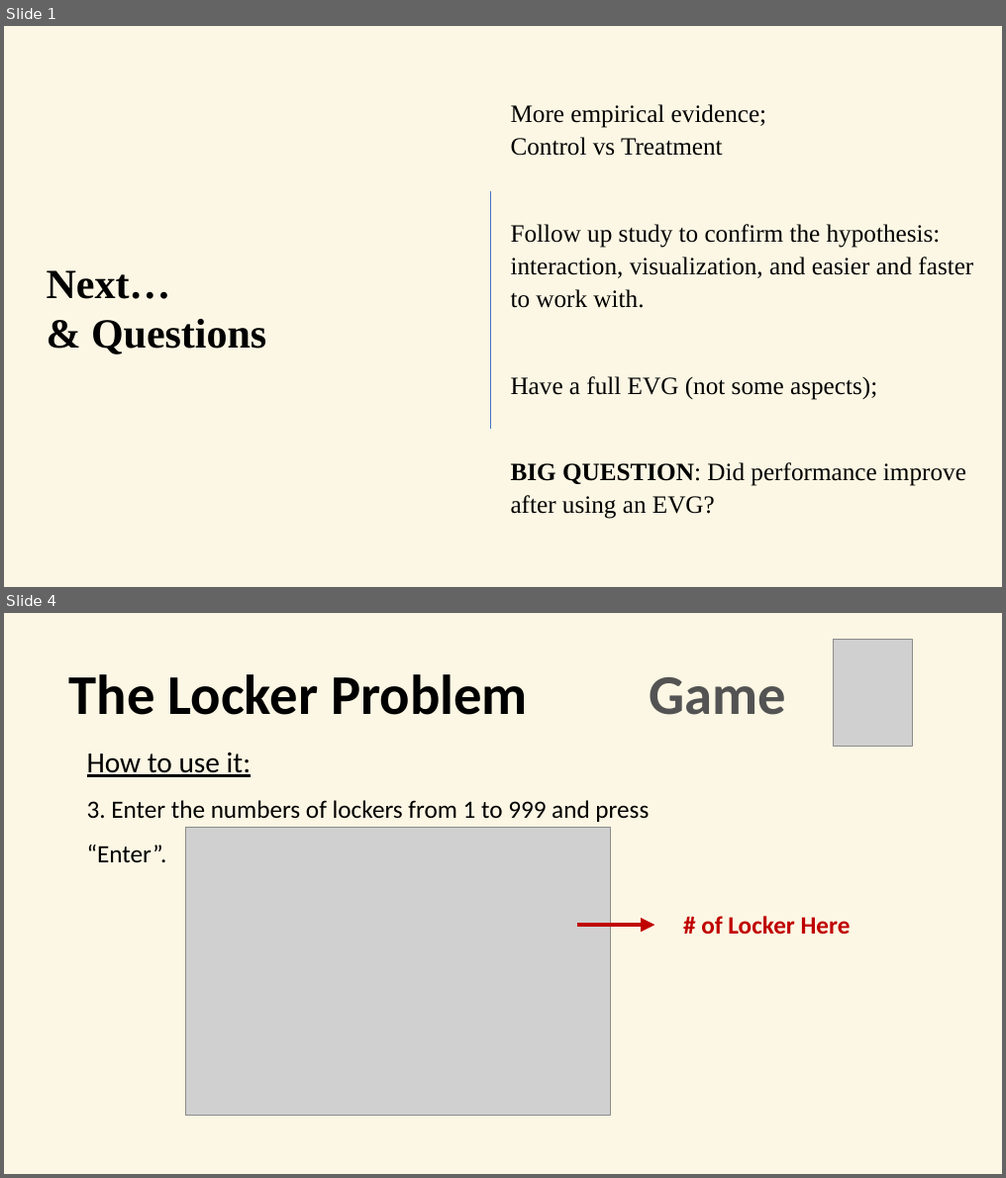
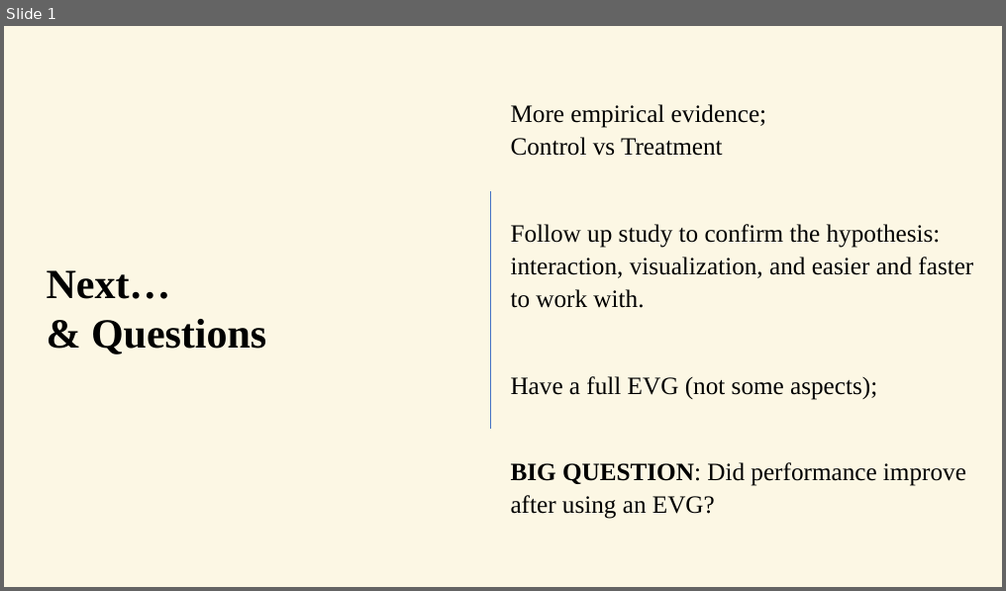
Before and after one commit to ERiRodz/LockerGame_web, a slide deck: _media/TheLockerGame_howToPay.pptx. Shown one above the other, each under a label of ours: slides 1 and 4 before the commit, slide 1 after it; the slides between them are not shown. The pictures are 1006x1178 and 1006x591 pixels, drawn with LibreOffice and Linux fonts; fonts in the diff are those of the drawing; grey boxes stand for pictures; background and template pictures are left out. Boxes give left, top, right and bottom in pixels: in the first picture for what was removed or moved away, otherwise in the second. Text is boxed around its words. In the diff, an @@ line names an element or a change of style, - is before the commit and + after.

```diff
--- a/_media/TheLockerGame_howToPay.pptx
+++ b/_media/TheLockerGame_howToPay.pptx
@@ slide 4 removed at [4,613,1002,1174], background #FCF7E4 @@
@@ picture removed at [833,639,912,746] @@
@@ text removed at [69,674,528,715] @@
-The Locker Problem
@@ text removed at [649,677,787,715] @@
-Game
@@ text removed at [87,753,648,862] @@
-How to use it:
-3. Enter the numbers of lockers from 1 to 999 and press “Enter”.
@@ picture removed at [185,827,611,1116] @@
@@ arrow removed from (576, 925) to (655, 925) @@
@@ text removed at [701,916,850,935] @@
-# of Locker Here
```
Also in this commit, not shown: 4 slides changed, 4 slides added, 5 other files.
